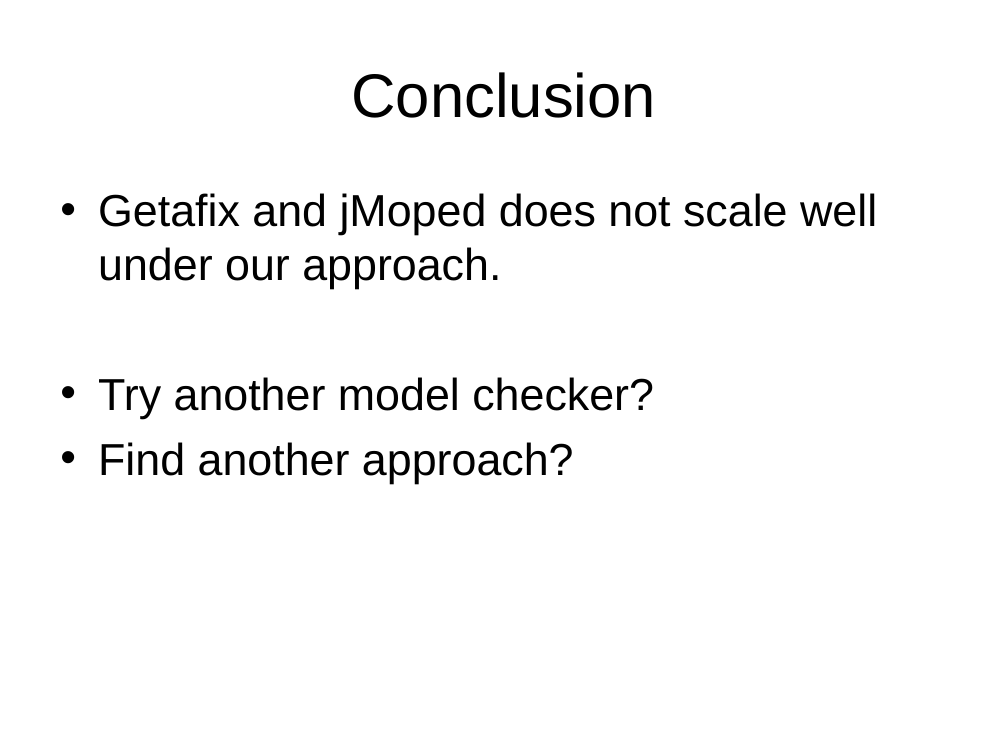
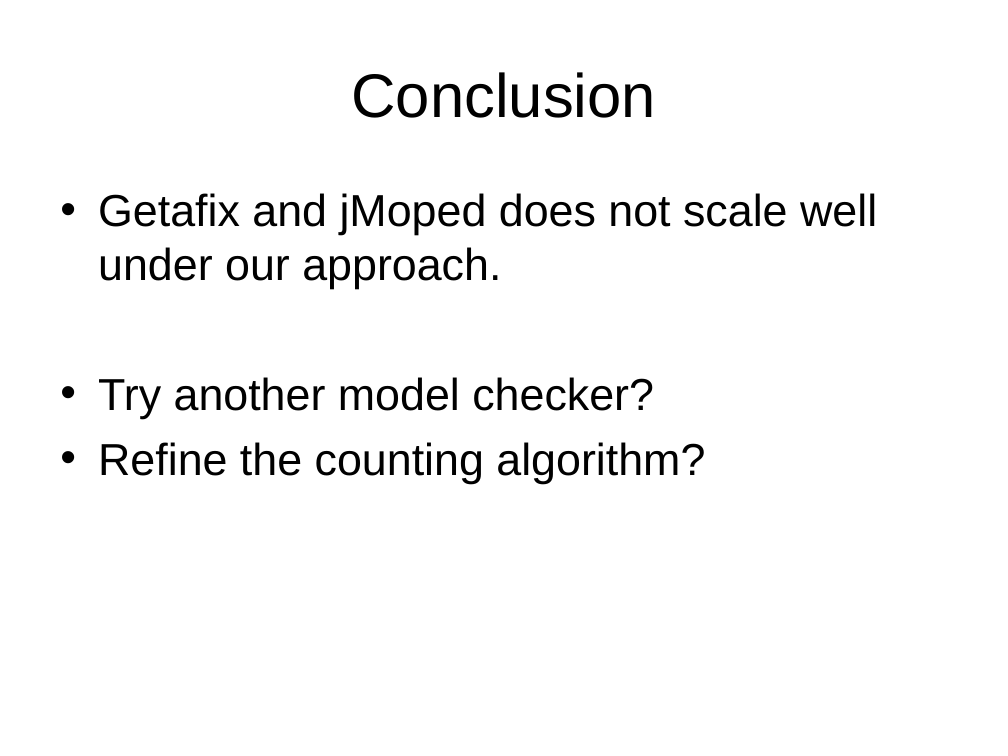
Before and after one commit to chenjiia/Thesis, a slide deck: slide 28 of thesis_presentation/presentation.ppt. Drawn at 1008x756 pixels with LibreOffice and Linux fonts; fonts in the diff are those of the drawing. Boxes give left, top, right and bottom in pixels: in the first picture for what was removed or moved away, otherwise in the second. Text is boxed around its words. In the diff, an @@ line names an element or a change of style, - is before the commit and + after.

```diff
--- a/thesis_presentation/presentation.ppt
+++ b/thesis_presentation/presentation.ppt
@@ text at box(98, 442, 705, 483): text changed @@
-• Find another approach?
+• Refine the counting algorithm?
```
Also in this commit, not shown: 7 other slides changed, 2 other files.
